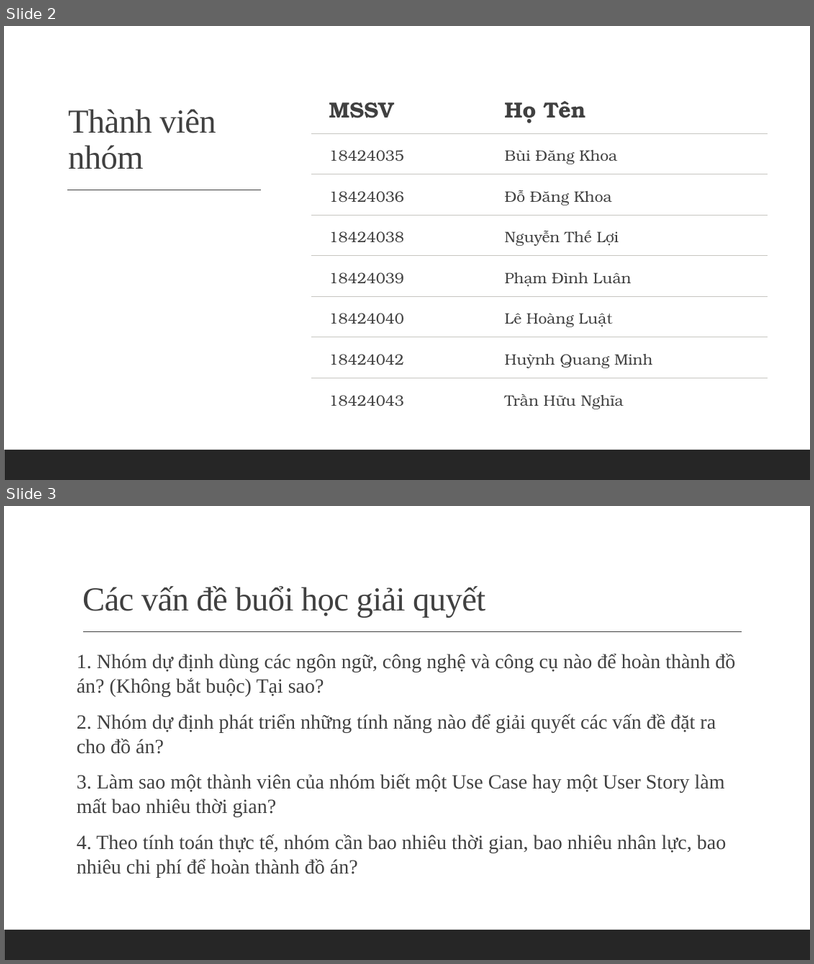
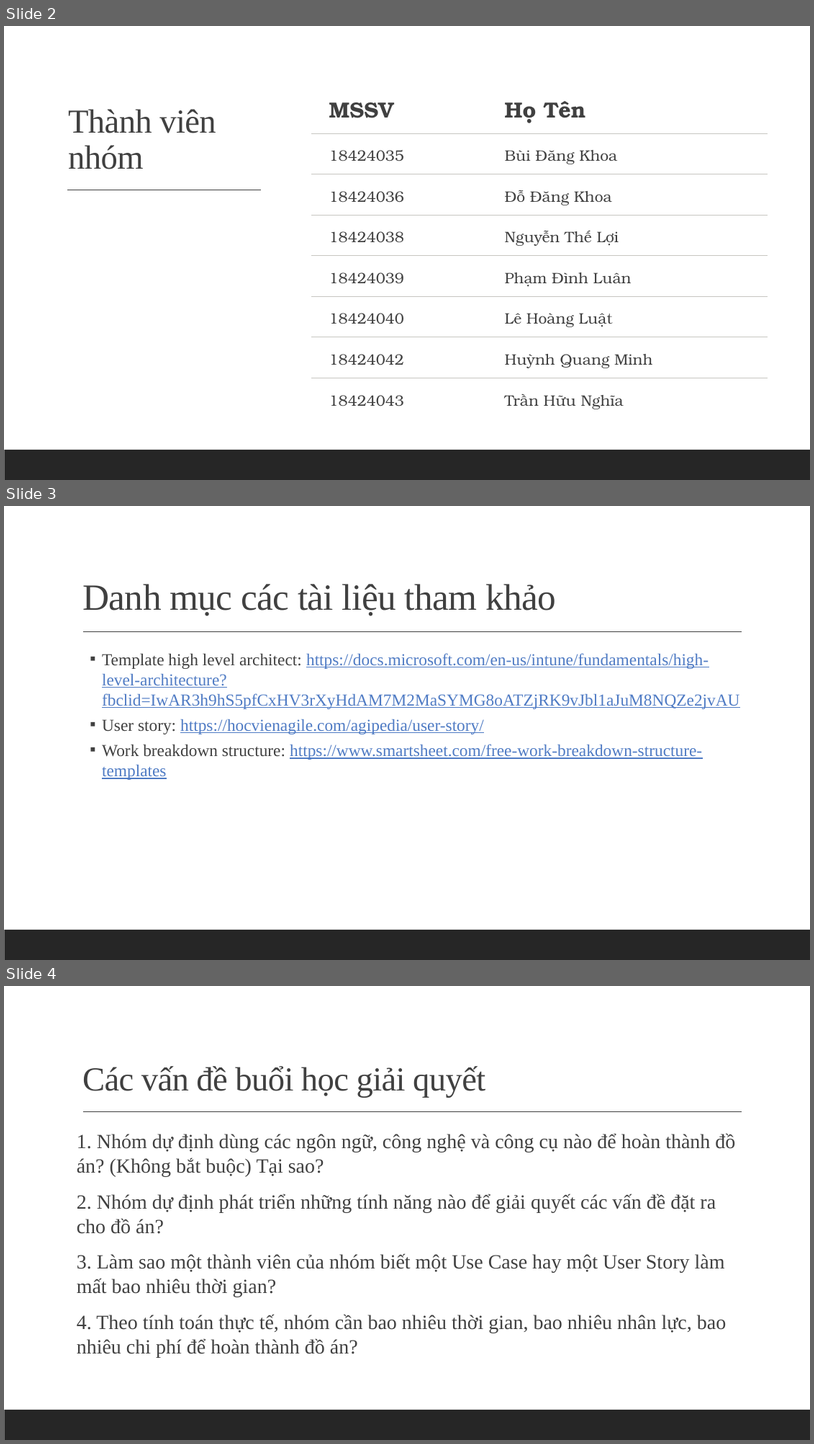
Before and after one commit to huynhquangminh/18HCB_QuanLyQuyTrinhPhanMem, a slide deck: Documents/Tuan3/Nhom_3_Tuan_3.pptx. Shown one above the other, each under a label of ours: slides 2 and 3 before the commit, slides 2, 3 and 4 after it. The pictures are 814x964 and 814x1444 pixels, drawn with LibreOffice and Linux fonts; fonts in the diff are those of the drawing. Boxes give left, top, right and bottom in pixels: in the first picture for what was removed or moved away, otherwise in the second. Text is boxed around its words. In the diff, an @@ line names an element or a change of style, - is before the commit and + after.

```diff
--- a/Documents/Tuan3/Nhom_3_Tuan_3.pptx
+++ b/Documents/Tuan3/Nhom_3_Tuan_3.pptx
@@ slide 3 added at (4, 506, 810, 960), background #FFFFFF; not listed: 2 template elements that a slide beside it also shows @@
@@ title added at (82, 584, 556, 616), 44 pt, text #404040 @@
+Danh mục các tài liệu tham khảo
@@ text added at (102, 653, 741, 780), 20 pt, text #4F7BC4, underline @@
+  ▪ Template high level architect: https://docs.microsoft.com/en-us/intune/fundamentals/high-level-architecture?fbclid=IwAR3h9hS5pfCxHV3rXyHdAM7M2MaSYMG8oATZjRK9vJbl1aJuM8NQZe2jvAU
+  ▪ User story: https://hocvienagile.com/agipedia/user-story/
+  ▪ Work breakdown structure: https://www.smartsheet.com/free-work-breakdown-structure-templates
@@ what was slide 3 is now slide 4 @@
```
Also in this commit, not shown: 3 slides changed, 10 other slides added, 1 other file.
